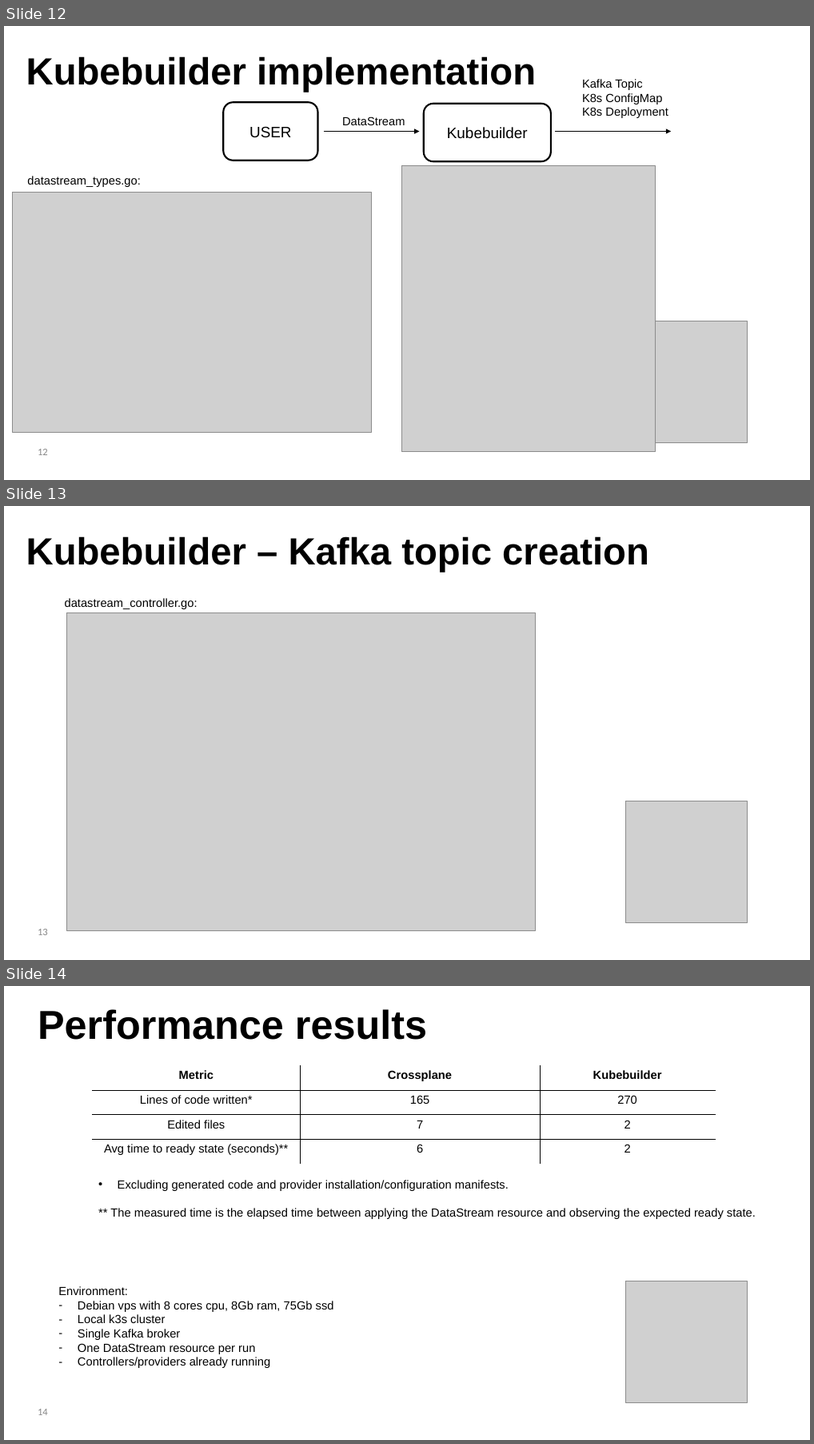
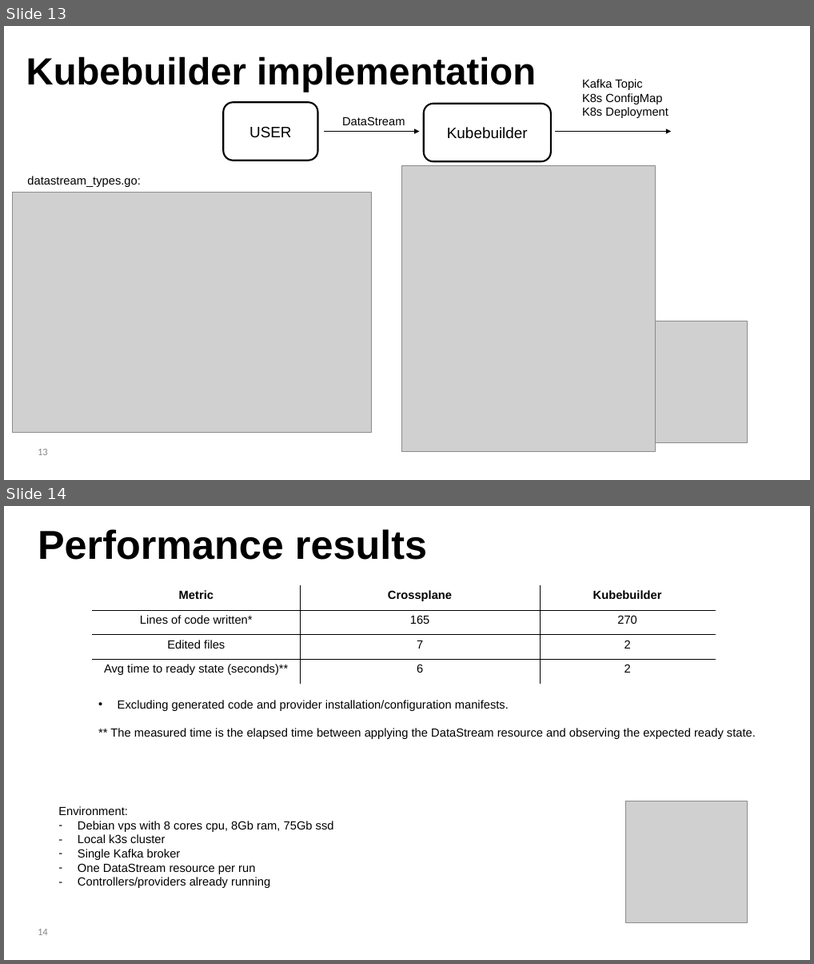
Before and after one commit to lorenzodeluca/kafka-operator-clash, a slide deck: presentation/De Luca Lorenzo_kubebuilder vs crossplane.pptx. Shown one above the other, each under a label of ours: slides 12, 13 and 14 before the commit, slides 13 and 14 after it. The pictures are 814x1444 and 814x964 pixels, drawn with LibreOffice and Linux fonts; fonts in the diff are those of the drawing; grey boxes stand for pictures. Boxes give left, top, right and bottom in pixels: in the first picture for what was removed or moved away, otherwise in the second. Text is boxed around its words. In the diff, an @@ line names an element or a change of style, - is before the commit and + after.

```diff
--- a/presentation/De Luca Lorenzo_kubebuilder vs crossplane.pptx
+++ b/presentation/De Luca Lorenzo_kubebuilder vs crossplane.pptx
@@ slide 13 removed at box(4, 506, 810, 960), background #FFFFFF @@
@@ text removed at box(26, 536, 650, 572) @@
-Kubebuilder – Kafka topic creation
@@ text removed at box(65, 598, 198, 609) @@
-datastream_controller.go:
@@ picture removed at box(67, 613, 536, 931) @@
@@ picture removed at box(626, 800, 747, 922) @@
@@ page number removed at box(38, 928, 48, 935) @@
-13
@@ what was slide 12 is now slide 13 @@
```
Also in this commit, not shown: 5 slides changed, 7 slides added, 1 other slide removed, 11 other files.
